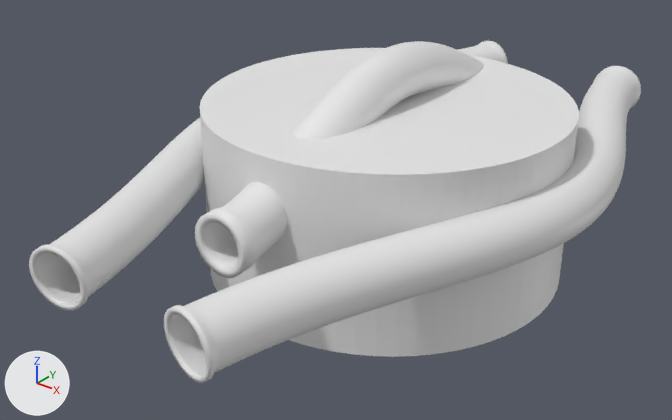
What one commit did to the FBX model Assets/03. Models/First Track.fbx.
Both versions are drawn from a camera (50 mm lens) standing at (1.147, -1.533, 1.086) and looking at (-0.064, -0.019, 0.147). Lighting does not change. The marker at lower left points along +X, +Y and +Z.

The scene before the commit, as lines of its bpy script (objects in view):
```python
me_cylinder = bpy.data.meshes.new('Cylinder')
me_cylinder.from_pydata(...)  # 4620 vertices, 4197 faces; spans x -0.416..0.416, y -0.331..0.5, z 0.0..0.4
me_nurbspath_003 = bpy.data.meshes.new('NurbsPath.003')
me_nurbspath_003.from_pydata(...)  # 6528 vertices, 6528 faces; spans x -0.066..0.066, y -0.454..0.732, z 0.176..0.514
me_nurbspath_004 = bpy.data.meshes.new('NurbsPath.004')
me_nurbspath_004.from_pydata(...)  # 34816 vertices, 34816 faces; spans x 0.11..0.5, y -0.71..0.91, z 0.17..0.32
ob_centergarden = bpy.data.objects.new('CenterGarden', me_cylinder)
ob_centergarden.location = (0.0, 0.0, 0.0)
ob_pipe_right = bpy.data.objects.new('Pipe.Right', me_nurbspath_004)
ob_pipe_right.location = (0.0, 0.0, 0.0)
ob_pipes_center = bpy.data.objects.new('Pipes.Center', me_nurbspath_003)
ob_pipes_center.location = (0.0, 0.0, 0.0)
# also in view: 'Pipe.Left' at (-0.302, 0.101, 0.243)
```
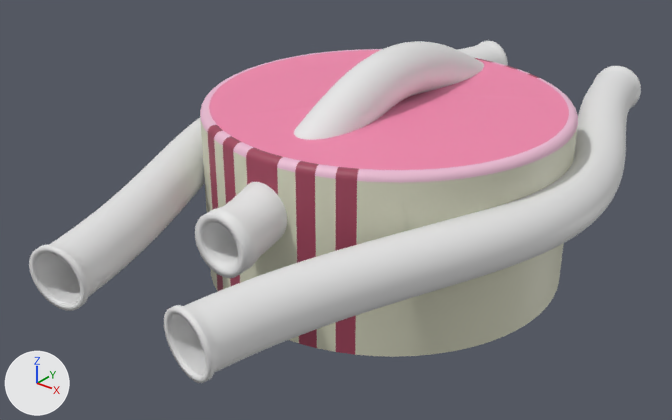
What differs and where, as boxes [x1, y1, x2, y2] in the pictures (672 x 420 px):
'CenterGarden', reshaped
    before: [200, 48, 579, 357]
    after: [200, 49, 578, 357]
part 1 of me_cylinder, built on
    before: [200, 48, 579, 357]
    after: [200, 49, 578, 357]
part 2 of me_cylinder, recoloured
    both: [209, 50, 569, 356]

The change, as a diff of the scene's bpy script:
```diff
--- a/Assets/03. Models/First Track.fbx.py
+++ b/Assets/03. Models/First Track.fbx.py
@@ img_onion_palette_32x_png @@
+img_onion_palette_32x_png = load_image('onion-palette-32x.png', 'onion-palette-32x.png', 512, 512, 'sRGB')
@@ mat_material @@
+mat_material = principled_material('Material')
+mat_material.texture = img_onion_palette_32x_png
@@ me_cylinder @@
 # used by ob_centergarden; location = (0.0, 0.0, 0.0)
-me_cylinder.from_pydata(...)  # 4620 vertices, 4197 faces; spans x -0.416..0.416, y -0.331..0.5, z 0.0..0.4
+me_cylinder.from_pydata(...)  # 4939 vertices, 4515 faces; spans x -0.416..0.416, y -0.331..0.5, z 0.0..0.4
+# me_cylinder part 1: 64 vertices removed from x -0.416..0.416, y -0.331..0.5, z 0.4; 383 vertices added at x -0.416..0.416, y -0.331..0.5, z 0.384..0.4
+# me_cylinder part 2: 4069 faces spanning x -0.416..0.416, y -0.331..0.5, z 0.0..0.4 switch from no material to mat_material (picture img_onion_palette_32x_png)
```
